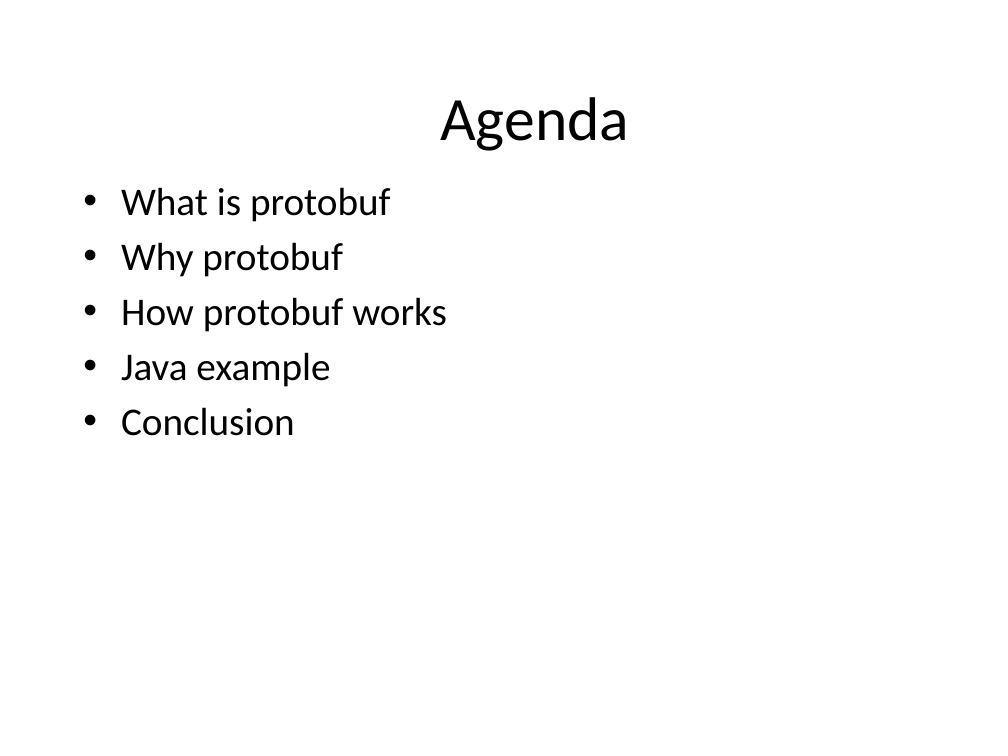
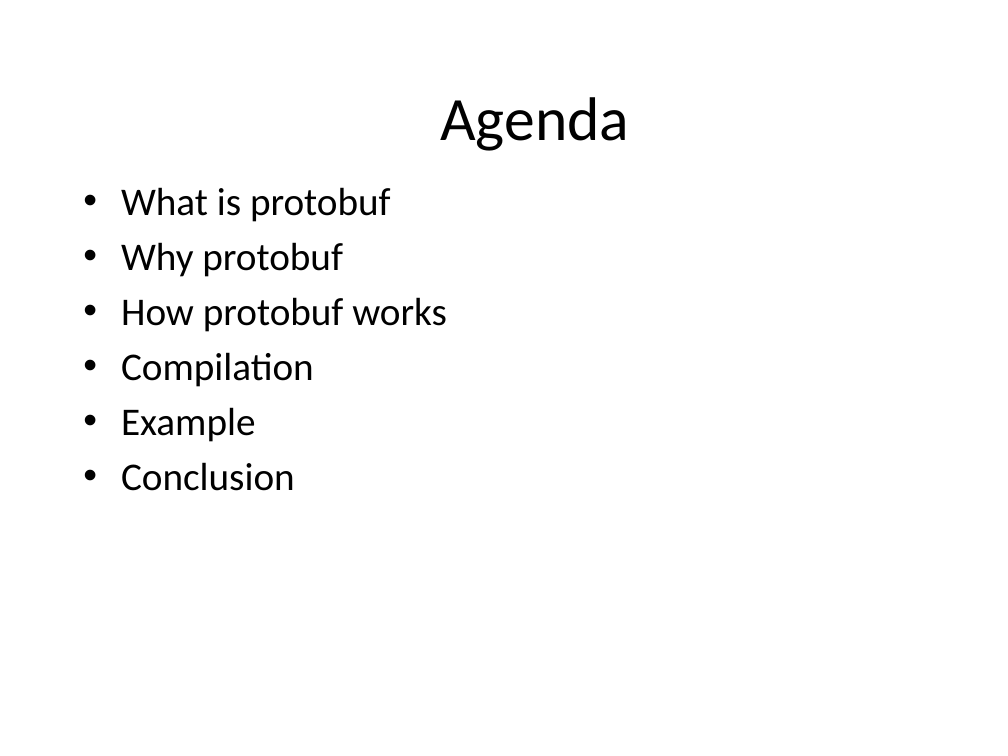
Before and after one commit to BartoszGardziejewski/ProtocolBufferDemo, a slide deck: slide 2 of ProtoBuff.pptx. Drawn at 1008x756 pixels with LibreOffice and Linux fonts; fonts in the diff are those of the drawing; background and template pictures are left out. Boxes give left, top, right and bottom in pixels: in the first picture for what was removed or moved away, otherwise in the second. Text is boxed around its words. In the diff, an @@ line names an element or a change of style, - is before the commit and + after.

```diff
--- a/ProtoBuff.pptx
+++ b/ProtoBuff.pptx
@@ text at [121, 352, 314, 442]: text changed @@
-• Java example
+• Compilation
+• Example
```
Also in this commit, not shown: 2 other slides changed, 11 slides added, 2 slides removed, 5 other files.
